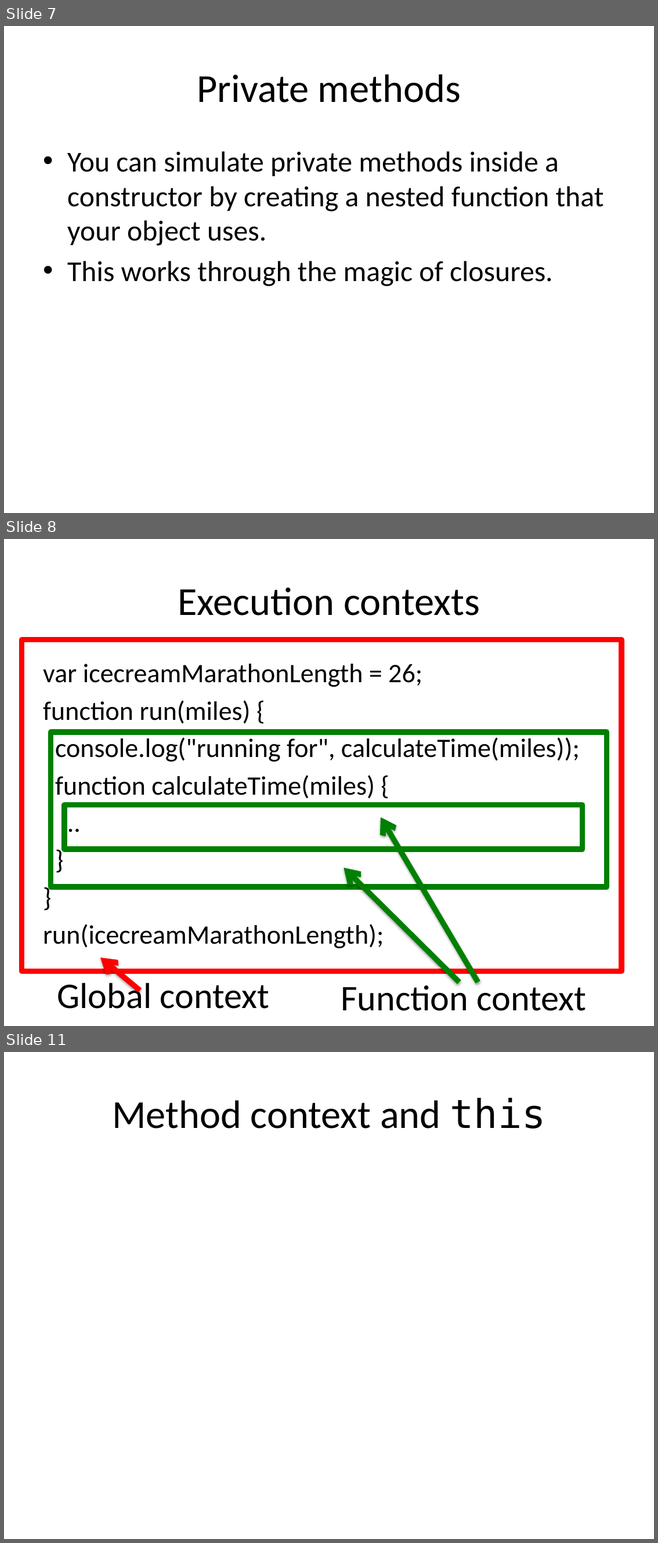
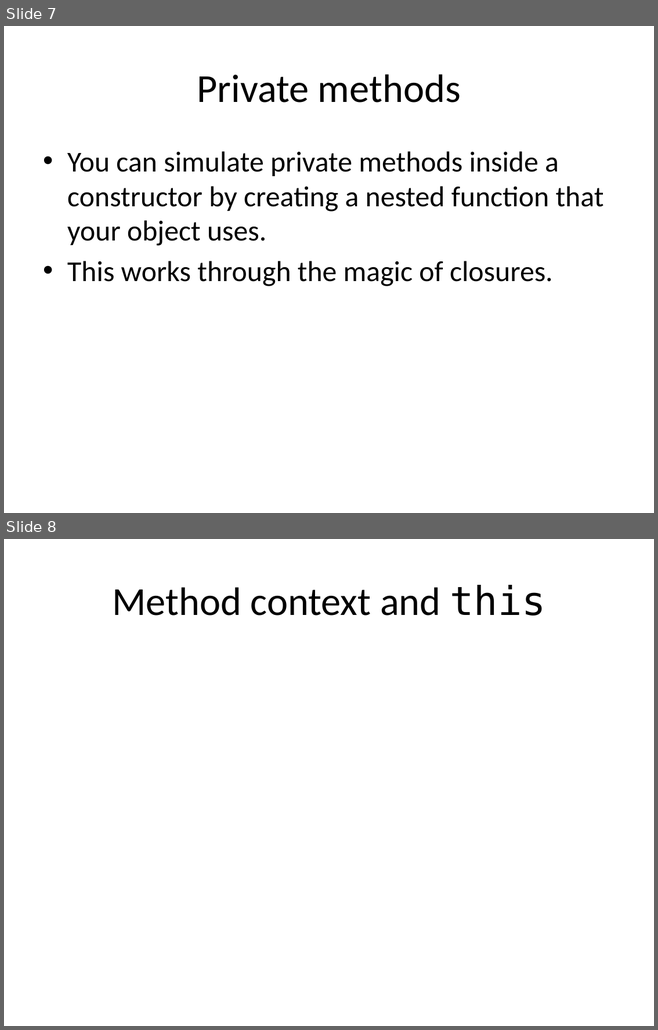
Before and after one commit to helephant/JavascriptObjects, a slide deck: javascript-objects.pptx. Shown one above the other, each under a label of ours: slides 7, 8 and 11 before the commit, slides 7 and 8 after it; the slides between them are not shown. The pictures are 658x1543 and 658x1030 pixels, drawn with LibreOffice and Linux fonts; fonts in the diff are those of the drawing. Boxes give left, top, right and bottom in pixels: in the first picture for what was removed or moved away, otherwise in the second. Text is boxed around its words. In the diff, an @@ line names an element or a change of style, - is before the commit and + after.

```diff
--- a/javascript-objects.pptx
+++ b/javascript-objects.pptx
@@ slide 8 removed at bbox=[4, 539, 654, 1026], background #FFFFFF @@
@@ title removed at bbox=[178, 587, 480, 616] @@
-Execution contexts
@@ rectangle removed at bbox=[21, 640, 621, 972] @@
@@ text removed at bbox=[43, 664, 579, 948] @@
-var icecreamMarathonLength = 26;
-function run(miles) {
-console.log("running for", calculateTime(miles));
-function calculateTime(miles) {
-..
-}
-}
-run(icecreamMarathonLength);
@@ rectangle removed at bbox=[51, 732, 607, 887] @@
@@ rectangle removed at bbox=[64, 805, 582, 849] @@
@@ arrow removed from (477, 982) to (380, 817) @@
@@ arrow removed from (459, 982) to (344, 868) @@
@@ arrow removed from (140, 990) to (100, 958) @@
@@ text removed at bbox=[57, 979, 269, 1009] @@
-Global context
@@ text removed at bbox=[340, 980, 586, 1011] @@
-Function context
@@ what was slide 11 is now slide 8 @@
```
Also in this commit, not shown: 2 slides added, 4 other slides removed.
